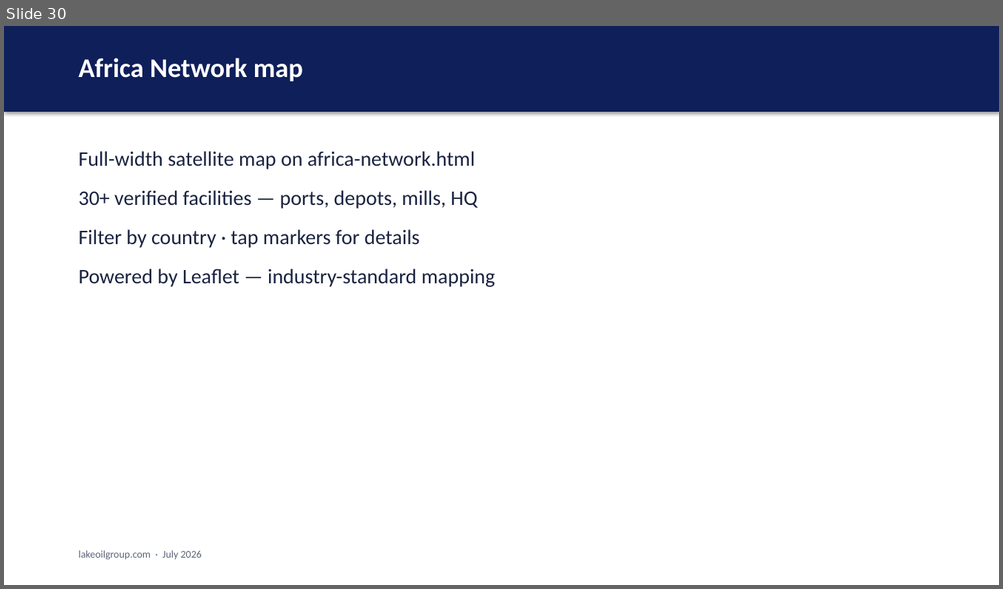
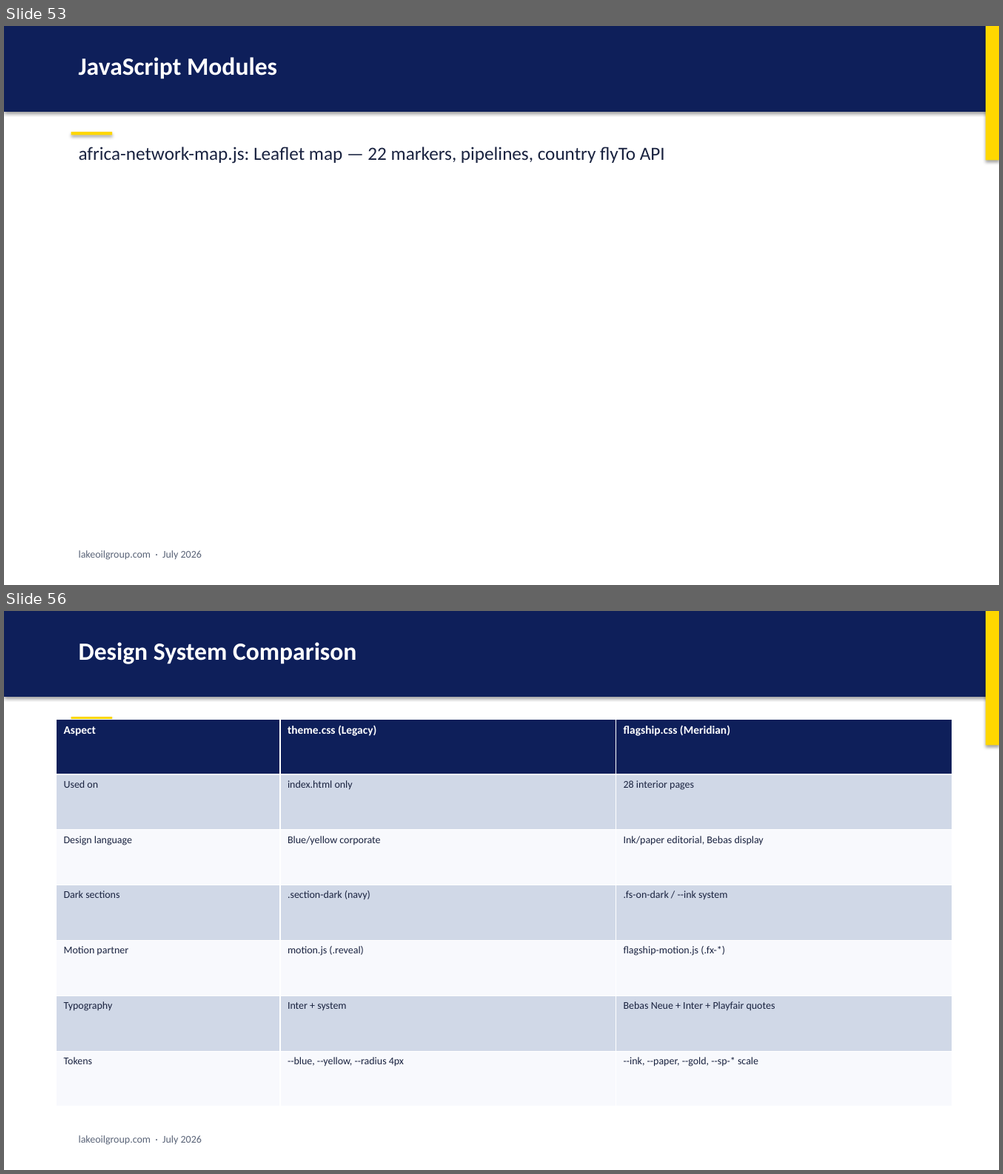
Before and after one commit to Smarderve/Lake.Group.Web, a slide deck: LAKE_GROUP_PRESENTATION.pptx. Shown one above the other, each under a label of ours: slide 30 before the commit, slides 53 and 56 after it; the slides between them are not shown. The pictures are 1003x589 and 1003x1174 pixels, drawn with LibreOffice and Linux fonts; fonts in the diff are those of the drawing. Boxes give left, top, right and bottom in pixels: in the first picture for what was removed or moved away, otherwise in the second. Text is boxed around its words. In the diff, an @@ line names an element or a change of style, - is before the commit and + after.

```diff
--- a/LAKE_GROUP_PRESENTATION.pptx
+++ b/LAKE_GROUP_PRESENTATION.pptx
@@ slide 56 added at (4, 611, 999, 1170), background #FFFFFF @@
@@ rectangle added at (4, 611, 999, 697), fill #0E1F5A @@
@@ rectangle added at (985, 611, 999, 745), fill #FFD700 @@
@@ text added at (79, 642, 356, 664), 24 pt, text #FFFFFF, bold @@
+Design System Comparison
@@ table added at (57, 719, 951, 1107), 7 rows, 3 columns @@
+Aspect | theme.css (Legacy) | flagship.css (Meridian)
+Used on | index.html only | 28 interior pages
+Design language | Blue/yellow corporate | Ink/paper editorial, Bebas display
+Dark sections | .section-dark (navy) | .fs-on-dark / --ink system
+Motion partner | motion.js (.reveal) | flagship-motion.js (.fx-*)
+Typography | Inter + system | Bebas Neue + Inter + Playfair quotes
+Tokens | --blue, --yellow, --radius 4px | --ink, --paper, --gold, --sp-* scale
@@ rectangle added at (71, 717, 112, 720), fill #FFD700 @@
@@ text added at (79, 1136, 202, 1145), 10 pt, text #5A6478 @@
+lakeoilgroup.com · July 2026
@@ what was slide 30 is now slide 53 @@
@@ slide 53 changed as well @@
@@ rectangle added at (985, 26, 999, 160), fill #FFD700 @@
@@ text at (79, 57, 277, 79): text changed; size 26 to 24 pt @@
-Africa Network map
+JavaScript Modules
@@ rectangle added at (71, 132, 112, 135), fill #FFD700 @@
@@ text at (79, 147, 665, 164): text changed; size 20 to 18 pt @@
-Full-width satellite map on africa-network.html
-30+ verified facilities — ports, depots, mills, HQ
-Filter by country · tap markers for details
-Powered by Leaflet — industry-standard mapping
+africa-network-map.js: Leaflet map — 22 markers, pipelines, country flyTo API
```
Also in this commit, not shown: 3 other slides changed, 104 other slides added, 35 slides removed, 1 other file.
